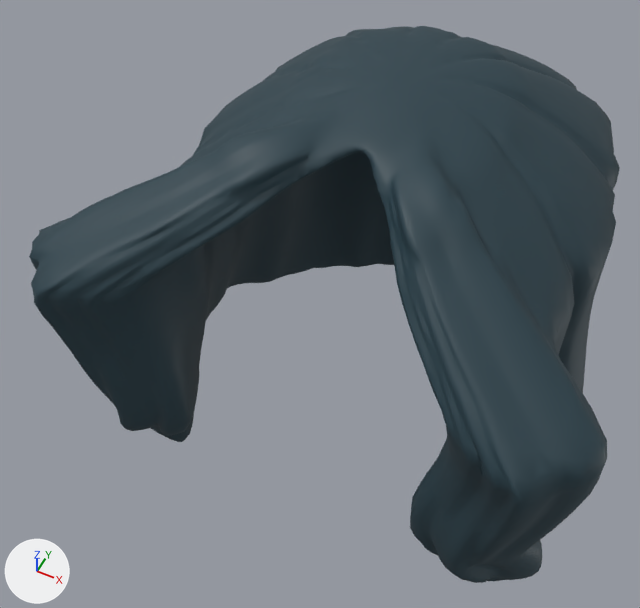
One commit to the glTF model assets/characters/modular_runtime/modules/hair/sculpted/grisaldi_hat_fit.glb: the scene before it, then after it.
The view is the same before and after, from a 50 mm lens placed at (0.394, -1.061, 1.315), pointed at (-0.09, -0.092, 0.103). The lights are fixed; the arrows at lower left show +X, +Y and +Z. The older version comes first.

The first picture shows 'midnight_long_waves'.
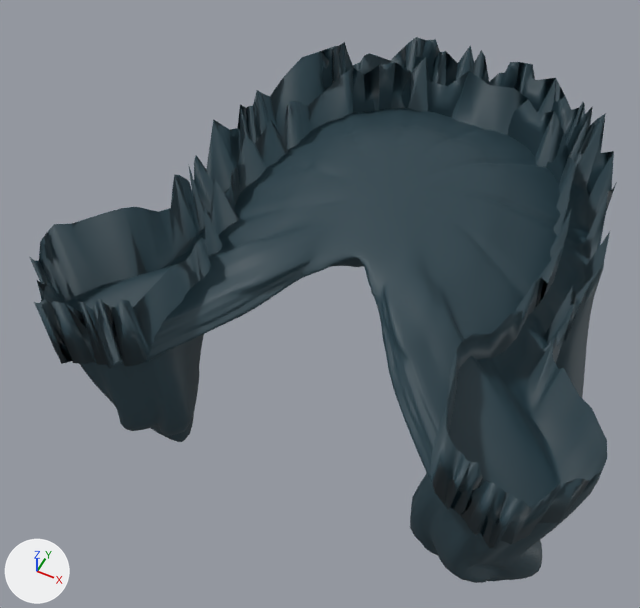
The change, as a diff of the scene's bpy script:
```diff
--- a/assets/characters/modular_runtime/modules/hair/sculpted/grisaldi_hat_fit.glb.py
+++ b/assets/characters/modular_runtime/modules/hair/sculpted/grisaldi_hat_fit.glb.py
@@ me_midnight___long_waves___continuous_surface_001 @@
 # used by ob_midnight_long_waves; location = (0.0, 0.0, 0.0)
-me_midnight___long_waves___continuous_surface_001.from_pydata(...)  # 6999 vertices, 13998 faces; spans x -0.455..0.452, y -0.47..0.443, z -0.286..0.547
+me_midnight___long_waves___continuous_surface_001.from_pydata(...)  # 6999 vertices, 13998 faces; spans x -0.455..0.452, y -0.47..0.443, z -0.286..0.36
+# me_midnight___long_waves___continuous_surface_001 part 1: 3411 of the vertices in x -0.446..0.437, y -0.468..0.443, z 0.36..0.547 are scaled about their middle by (1, 1, 0.667), then moved by (0.0, 0.0, -0.191)
 me_midnight___long_waves___continuous_surface_001.materials.append(mat_midnight___long_waves___0)
```

Pixel boxes (x1, y1, x2, y2) of what changed, in the pictures (640 x 608 px; the box of a moved part takes in the faces that stretch with it):
'midnight_long_waves', reshaped
    before: (29, 26, 620, 583)
    after: (30, 37, 617, 583)
part 1 of me_midnight___long_waves___continuous_surface_001, moved or reshaped
    before: (29, 26, 620, 508)
    after: (30, 37, 617, 549)
